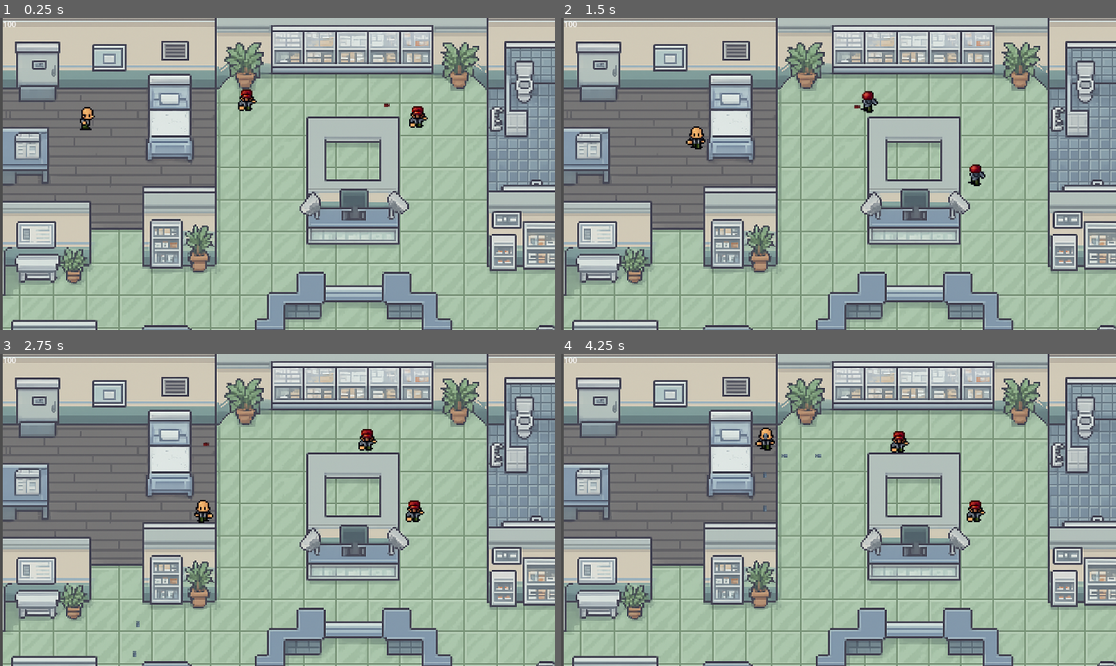
Above: before the commit, frames 1-4 (two rows, left to right).
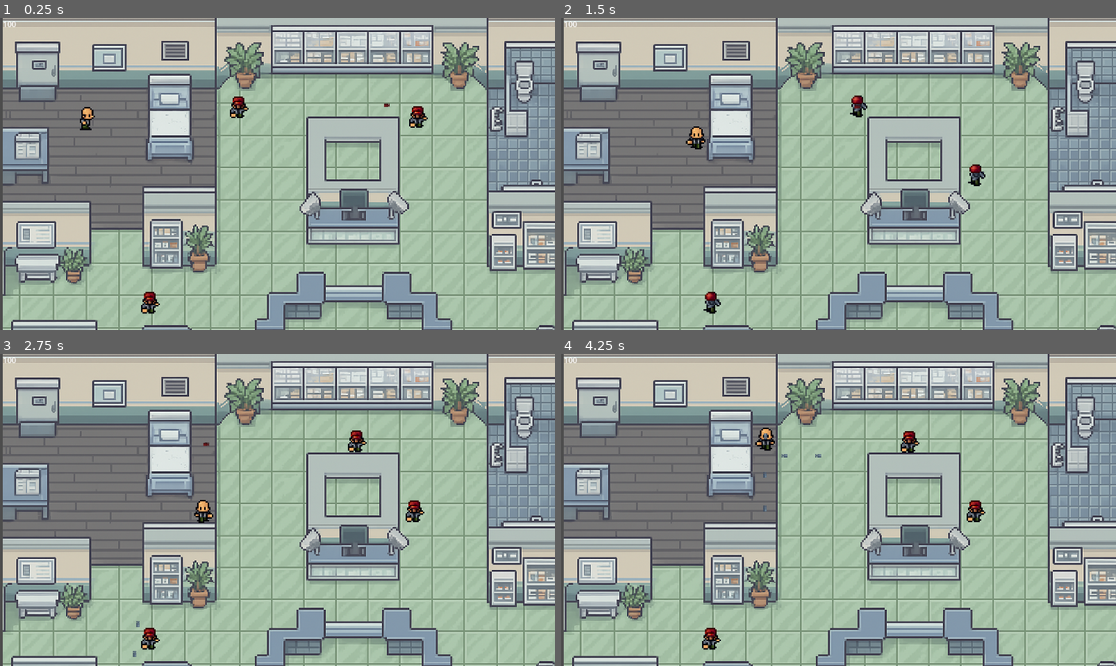
Above: after the commit, the same moments.

Repository: levi-tabosa/trabai_andrea
Game: Godot game, scene res://scenes/level_1.tscn
Two runs of this game, one before a commit and one after it. Both use one fixed random seed, a clock stepped at 60 frames per second and the inputs below.
Inputs:
- Up to frame 1 (0.25 s): no input
- Up to frame 2 (1.5 s): tap Enter (ui_accept) at 0.5 s; hold Right (ui_right) 0.53-1.28 s; hold Enter (ui_accept) 0.53-1.28 s; hold Down (ui_down) from 1.28 s (still down); tap 1 (select-1) at 1.35 s
- Up to frame 3 (2.75 s): tap Enter (ui_accept) at 1.52, 1.55, 1.82 s; release Down (ui_down) at 2.03 s; hold Right (ui_right) from 2.03 s (still down); hold Enter (ui_accept) from 2.03 s (still down); tap 2 (select-2) at 2.1 s
- Up to frame 4 (4.25 s): release Right (ui_right) at 2.78 s; release Enter (ui_accept) at 2.78 s; hold Up (ui_up) 2.78-3.53 s; tap 3 (select-3) at 2.85 s; tap Enter (ui_accept) at 3.02, 3.05, 3.32 s; hold Left (ui_left) from 3.53 s (still down); hold Enter (ui_accept) from 3.53 s (still down); tap 4 (select-4) at 3.6 s

The runs differ from the first frame. In frame 1, 0.5% of the frame differs, in the area x 25-47%, y 22-95%; in frame 2, 0.4%; in frame 3, 0.5%, in the area x 25-68%, y 24-95%; in frame 4, 0.5%.

Commit message:
Add game project documentation and enhance enemy behavior
- Create INFORMACOES.md for project guidelines and requirements.
- Create WHATDO.md to outline tasks and features for the game.
- Update enemy.gd to improve enemy behavior and animations, including new states and methods for movement and shooting.
- Modify level_1.tscn to adjust enemy patrol settings and add a new enemy path.
- Introduce level_2.tscn as a new scene for the game.

Diff:
--- a/scenes/level_1.tscn
+++ b/scenes/level_1.tscn
@@ -87,8 +87,7 @@
 [node name="EnemyPath" parent="." instance=ExtResource("4_pa8r4")]
 position = Vector2(439, 105)
 curve = SubResource("Curve2D_fcfvj")
-enemy_patrol_loops = 9
-enemy_mov_state = 1
+enemy_patrol_loops = -1
 enemy_sprite_frames = SubResource("SpriteFrames_4nkto")
 
 [node name="EnemyPath2" parent="." instance=ExtResource("4_pa8r4")]
@@ -99,3 +98,10 @@
 enemy_mov_state = 1
 enemy_fire_state = 1
 enemy_sprite_frames = SubResource("SpriteFrames_fcfvj")
+
+[node name="EnemyPath3" parent="." instance=ExtResource("4_pa8r4")]
+position = Vector2(263, 527)
+curve = null
+enemy_patrol_loops = 9
+enemy_mov_state = 2
+enemy_sprite_frames = SubResource("SpriteFrames_4nkto")
--- /dev/null
+++ b/scenes/level_2.tscn
@@ -0,0 +1,3 @@
+[gd_scene format=3 uid="uid://d0a14p4lx3dno"]
+
+[node name="level_2" type="Node"]
--- a/scripts/enemy.gd
+++ b/scripts/enemy.gd
@@ -1,6 +1,24 @@
 extends CharacterBody2D
 
 class_name Enemy
+
+enum MOB_BEHAVIOR {
+	CHASING,
+	PATROLLING,
+	IDLE,
+}
+
+enum FIRE_BEHAVIOR {
+	ON_CHASE,
+	IN_RANGE,
+}
+
+enum EnemyDir {
+	RIGHT,
+	UP,
+	LEFT,
+	DOWN
+}
 
 @export var speed := 100.0
 @export var chase_distance := 100.0
@@ -15,7 +33,7 @@
 @export var shooting_range := 150.0
 @export var mov_state := MOB_BEHAVIOR.PATROLLING
 @export var fire_state := FIRE_BEHAVIOR.ON_CHASE
-@onready var sprite: AnimatedSprite2D = $AnimatedSprite2D
+@onready var animated: AnimatedSprite2D = $AnimatedSprite2D
 
 var path_points: Array[Vector2] = []
 var current_point_index := 0
@@ -24,16 +42,8 @@
 var force_chase_after_loops := false
 var shoot_timer: Timer
 var projectile_scene: PackedScene
-
-enum MOB_BEHAVIOR {
-	CHASING,
-	PATROLLING
-}
-
-enum FIRE_BEHAVIOR {
-	ON_CHASE,
-	IN_RANGE,
-}
+var last_dir: EnemyDir = EnemyDir.DOWN
+
 
 func _ready() -> void:
 	add_to_group("mobs")
@@ -69,7 +79,7 @@
 				else:
 					printerr("Failed to bake points from Path2D curve. Path: ", path_node)
 			else:
-				printerr("Path2D node found, but its curve has no points. Path: ", path_node)
+				print("Path node has no curve or no points. Enemy will idle.", path_node, self)
 		elif path:
 			printerr("Node found at 'path_node' is not a Path2D! Path: ", path_node)
 		else:
@@ -78,7 +88,8 @@
 		printerr("'path_node' export variable not assigned in the inspector.")
 
 	if path_points.size() == 0:
-		printerr("No path points loaded. Enemy will not patrol.")
+		print("No path points found. Enemy will idle.")
+		mov_state = MOB_BEHAVIOR.IDLE
 
 	if patrol_loops == 0:
 		force_chase_after_loops = true
@@ -89,46 +100,45 @@
 	if not projectile_scene:
 		printerr("Failed to load projectile scene. Enemy won't be able to shoot.")
 
-	# Create shoot timer
 	shoot_timer = Timer.new()
 	shoot_timer.one_shot = true
 	shoot_timer.wait_time = fire_rate
 	shoot_timer.connect("timeout", _on_shoot_timer_timeout)
 	add_child(shoot_timer)
 
-# New method to receive configuration from a Path2D node
-func configure_from_path(path_node: Node) -> void:
-	if path_node.has_method("get_script") and path_node.get_script() != null:
-		if path_node.get("enemy_speed") != null:
-			speed = path_node.enemy_speed
-		if path_node.get("enemy_chase_distance") != null:
-			chase_distance = path_node.enemy_chase_distance
-		if path_node.get("enemy_patrol_loops") != null:
-			patrol_loops = path_node.enemy_patrol_loops
-		if path_node.get("enemy_fire_rate") != null:
-			fire_rate = path_node.enemy_fire_rate
+func configure_from_path(a_path_node: Node) -> void:
+	if a_path_node.has_method("get_script") and a_path_node.get_script() != null:
+		if a_path_node.get("enemy_speed") != null:
+			speed = a_path_node.enemy_speed
+		if a_path_node.get("enemy_chase_distance") != null:
+			chase_distance = a_path_node.enemy_chase_distance
+		if a_path_node.get("enemy_patrol_loops") != null:
+			patrol_loops = a_path_node.enemy_patrol_loops
+		if a_path_node.get("enemy_fire_rate") != null:
+			fire_rate = a_path_node.enemy_fire_rate
 			if shoot_timer:
 				shoot_timer.wait_time = fire_rate
-		if path_node.get("enemy_projectile_speed") != null:
-			projectile_speed = path_node.enemy_projectile_speed
-		if path_node.get("enemy_shooting_range") != null:
-			shooting_range = path_node.enemy_shooting_range
-		if path_node.get("enemy_mov_state") != null:
-			mov_state = path_node.enemy_mov_state
-		if path_node.get("enemy_fire_state") != null:
-			fire_state = path_node.enemy_fire_state
-		if path_node.get("enemy_sprite_frames") != null and sprite:
-			sprite.sprite_frames = path_node.enemy_sprite_frames
-			sprite.play() # Optionally play a default animation
-		if path_node.get("enemy_scale_factor") != null:
-			scale = Vector2(path_node.enemy_scale_factor, path_node.enemy_scale_factor)
-		print("Enemy configured from path: ", path_node.name)
-
-func _physics_process(delta: float) -> void:
-	if not player or (mov_state == MOB_BEHAVIOR.PATROLLING and path_points.size() == 0):
+		if a_path_node.get("enemy_projectile_speed") != null:
+			projectile_speed = a_path_node.enemy_projectile_speed
+		if a_path_node.get("enemy_shooting_range") != null:
+			shooting_range = a_path_node.enemy_shooting_range
+		if a_path_node.get("enemy_mov_state") != null:
+			mov_state = a_path_node.enemy_mov_state
+		if a_path_node.get("enemy_fire_state") != null:
+			fire_state = a_path_node.enemy_fire_state
+		if a_path_node.get("enemy_sprite_frames") != null and animated:
+			animated.sprite_frames = a_path_node.enemy_sprite_frames
+		if a_path_node.get("enemy_scale_factor") != null:
+			scale = Vector2(a_path_node.enemy_scale_factor, a_path_node.enemy_scale_factor)
+		print("Enemy configured from path: ", a_path_node.name)
+
+func _physics_process(_delta: float) -> void:
+	if not player:
+		return
+
+	if mov_state == MOB_BEHAVIOR.IDLE:
 		velocity = Vector2.ZERO
 		move_and_slide()
-		return
 
 	var distance_to_player = global_position.distance_to(player.global_position)
 
@@ -138,6 +148,8 @@
 		if path_points.size() > 0:
 			mov_state = MOB_BEHAVIOR.PATROLLING
 			current_point_index = find_closest_path_point()
+		else:
+			mov_state = MOB_BEHAVIOR.IDLE
 
 	if mov_state == MOB_BEHAVIOR.PATROLLING:
 		if path_points.size() > 0:
@@ -145,24 +157,22 @@
 			var direction = (target_point - global_position).normalized()
 			velocity = direction * speed
 
-			if global_position.distance_to(target_point) < 5.0: # Use a small threshold
+			if global_position.distance_to(target_point) < 5.0:
 				current_point_index = (current_point_index + 1) % path_points.size()
 
 				if current_point_index == 0:
 					loops_completed += 1
-					print("Enemy completed loop: ", loops_completed, " of ", patrol_loops)
 
 					if loops_completed >= patrol_loops:
 						force_chase_after_loops = true
 						mov_state = MOB_BEHAVIOR.CHASING
-						print("All patrol loops completed, switching to chase mode permanently")
 		else:
 			velocity = Vector2.ZERO
 
 	elif mov_state == MOB_BEHAVIOR.CHASING:
 		var direction = (player.global_position - global_position).normalized()
 		velocity = direction * speed
-
+	animate_movement()
 	move_and_slide()
 
 	match fire_state:
@@ -186,6 +196,38 @@
 			closest_index = i
 	return closest_index
 
+func animate_idle() -> void:
+	pass
+	match last_dir:
+		EnemyDir.LEFT:
+			animated.play("default")
+			# animated.play("idle-left")
+		EnemyDir.RIGHT:
+			animated.play("default")
+			# animated.play("idle-right")
+		EnemyDir.UP:
+			animated.play("default")
+			# animated.play("idle-up")
+		EnemyDir.DOWN:
+			animated.play("default")
+			# animated.play("idle-down")
+
+func animate_movement() -> void:
+	if(velocity.x < 0):
+		animated.play("default")
+		# animated.play("walk-left")
+	elif(velocity.x > 0):
+		animated.play("default")
+		# animated.play("walk-right")
+	elif(velocity.y < 0):
+		animated.play("default")
+		# animated.play("walk-up")
+	elif(velocity.y > 0):
+		animated.play("default")
+		# animated.play("walk-down")
+	else:
+		animate_idle()
+
 func take_damage(amount: int) -> void:
 	if health_component:
 		health_component.take_damage(amount)
@@ -199,7 +241,7 @@
 
 
 func _on_death() -> void:
-	#get_tree().call_group("game_manager", "increase_score", score_value)
+	# get_tree().call_group("game_manager", "increase_score", score_value)
 	print("Enemy died!")
 	queue_free()
 
@@ -208,6 +250,7 @@
 
 func shoot() -> void:
 	if not projectile_scene:
+		printerr("Projectile scene not loaded. Cannot shoot.")
 		return
 
 	var projectile = projectile_scene.instantiate()
@@ -224,12 +267,13 @@
 	projectile.set_meta("shooter", self)
 
 	if projectile.has_node("AnimatedSprite2D"):
-		var sprite = projectile.get_node("AnimatedSprite2D")
-		sprite.rotation = direction.angle()
-
-		sprite.modulate = Color(1, 0.2, 0.2)
-		if sprite.has_method("play"):
-			sprite.play("enemy_projectile")
+		var a_sprite = projectile.get_node("AnimatedSprite2D")
+		a_sprite.rotation = direction.angle()
+
+		# bala vermelha
+		a_sprite.modulate = Color(1, 0.2, 0.2)
+		if a_sprite.has_method("play"):
+			a_sprite.play("enemy_projectile")
 
 	get_tree().get_root().get_node("main").add_child(projectile)
 
Not shown, added: INFORMACOES.md
Not shown, added: WHATDO.md
